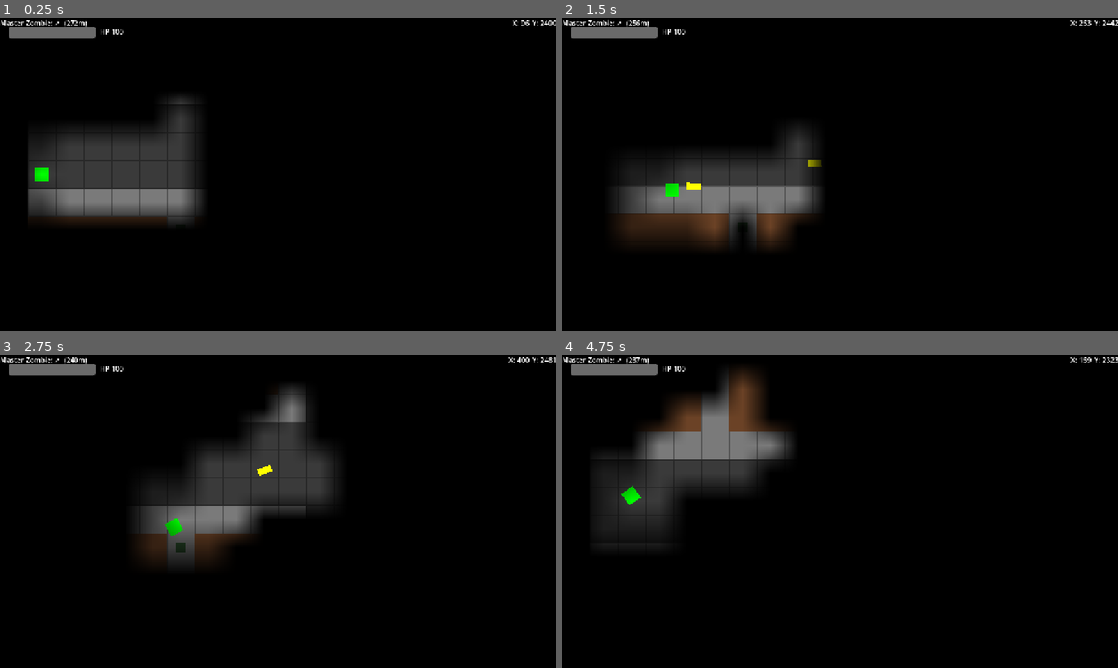
Above: before the commit, frames 1-4 (two rows, left to right).
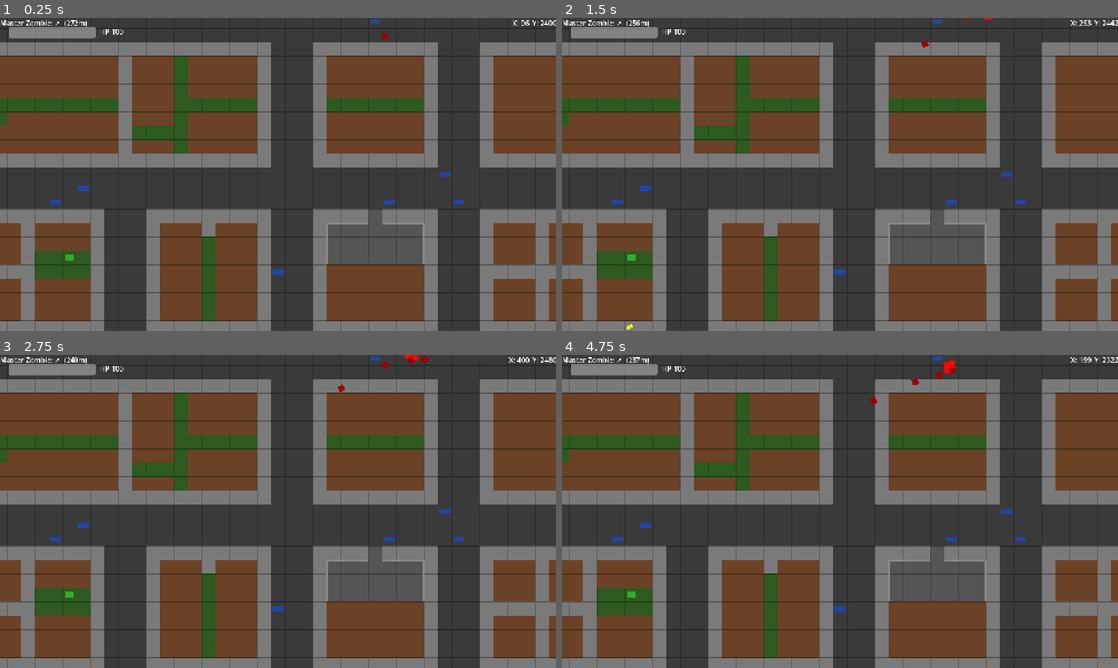
Above: after the commit, the same moments.

Repository: MKBSP/Zombie-game
Game: Godot game, scene res://scenes/world/world.tscn
Two runs of this game, one before a commit and one after it. Both use one fixed random seed, a clock stepped at 60 frames per second and the inputs below.
Inputs (mouse positions are in pixels of both pictures, inside the frame that each line leads up to):
- Up to frame 1 (0.25 s): no input
- Up to frame 2 (1.5 s): tap Enter (ui_accept) at 0.5, 0.77 s; move the mouse to (962, 158) at 0.52 s; hold D (move_right) 0.53-1.28 s; hold Down (cam_down) 0.53-1.28 s; click (962, 158) at 0.67 s; tap Left (cam_left) at 0.8, 1.35 s; move the mouse to (728, 190) at 1.27 s; hold S (move_down) from 1.28 s (still down); click (728, 190) at 1.42 s
- Up to frame 3 (2.75 s): tap Enter (ui_accept) at 1.52 s; tap Right (cam_right) at 1.55 s; move the mouse to (333, 442) at 2.02 s; release S (move_down) at 2.03 s; hold D (move_right) from 2.03 s (still down); hold Right (cam_right) from 2.03 s (still down); click (333, 442) at 2.17 s; tap Up (cam_up) at 2.3 s
- Up to frame 4 (4.75 s): move the mouse to (812, 574) at 2.77 s; release D (move_right) at 2.78 s; release Right (cam_right) at 2.78 s; hold W (move_up) 2.78-3.53 s; tap Up (cam_up) at 2.85 s; click (812, 574) at 2.92 s; tap Enter (ui_accept) at 3.02, 3.77, 4.52 s; tap Down (cam_down) at 3.05 s; move the mouse to (1006, 558) at 3.52 s; hold Down (cam_down) 3.53-4.28 s; hold A (move_left) from 3.53 s (still down); click (1006, 558) at 3.67 s; tap Left (cam_left) at 3.8, 4.35 s; move the mouse to (673, 464) at 4.27 s; click (673, 464) at 4.42 s; tap Right (cam_right) at 4.55 s

The runs differ from the first frame. In frame 1, 97% of the frame differs, in the area x 0-100%, y 0-100%; in frame 2, 97%; in frame 3, 97%; in frame 4, 99%.

Commit message:
working on the zombie controller now

Diff:
--- a/scenes/shooter/shooter.tscn
+++ b/scenes/shooter/shooter.tscn
@@ -9,9 +9,11 @@
 gradient = SubResource("Gradient_whfcy")
 width = 32
 height = 32
+fill_from = Vector2(1, 0)
+fill_to = Vector2(0, 0)
 
 [sub_resource type="CircleShape2D" id="CircleShape2D_fumq1"]
-radius = 15.0
+radius = 17.0
 
 [node name="shooter" type="CharacterBody2D" unique_id=1650744308]
 script = ExtResource("1_tblkw")
--- a/scenes/world/world.tscn
+++ b/scenes/world/world.tscn
@@ -11,6 +11,8 @@
 [ext_resource type="PackedScene" uid="uid://bewfgngiudw3s" path="res://scenes/props/prop_fence.tscn" id="8_5qq27"]
 [ext_resource type="PackedScene" uid="uid://iwyenmim4kk8" path="res://scenes/props/prop_statue.tscn" id="9_dlabj"]
 [ext_resource type="PackedScene" uid="uid://d25x7v3pwjerr" path="res://scenes/props/prop_dumpster.tscn" id="10_srmg5"]
+[ext_resource type="Shader" uid="uid://bslv6qdsbm2d7" path="res://shader/fog_zc.gdshader" id="12_dlabj"]
+[ext_resource type="Script" uid="uid://cfqikqgle2ibo" path="res://scripts/zombie_controller.gd" id="13_srmg5"]
 
 [sub_resource type="ShaderMaterial" id="ShaderMaterial_gb53w"]
 shader = ExtResource("2_5qq27")
@@ -19,6 +21,9 @@
 shader_parameter/tile_size = 64.0
 shader_parameter/camera_top_left = Vector2(0, 0)
 shader_parameter/viewport_size = Vector2(1280, 720)
+
+[sub_resource type="ShaderMaterial" id="ShaderMaterial_srmg5"]
+shader = ExtResource("12_dlabj")
 
 [node name="World" type="Node2D" unique_id=907865207]
 script = ExtResource("1_rvrav")
@@ -38,6 +43,7 @@
 layer = 20
 
 [node name="ShooterFogRect" type="ColorRect" parent="HUDLayer" unique_id=1698260855]
+visible = false
 material = SubResource("ShaderMaterial_gb53w")
 anchors_preset = 15
 anchor_right = 1.0
@@ -102,3 +108,23 @@
 statue_scene = ExtResource("9_dlabj")
 ground_layer = NodePath("../GroundLayer")
 building_layer = NodePath("../BuildingLayer")
+
+[node name="ZCFogRect" type="TextureRect" parent="." unique_id=867529116]
+material = SubResource("ShaderMaterial_srmg5")
+offset_right = 3008.0
+offset_bottom = 3008.0
+mouse_filter = 2
+
+[node name="ZCCamera" type="Camera2D" parent="." unique_id=1554892712]
+position = Vector2(1504, 1504)
+zoom = Vector2(0.5, 0.5)
+limit_left = 0
+limit_top = 0
+limit_right = 3008
+limit_bottom = 3008
+
+[node name="ZombieControllerNode" type="Node" parent="." unique_id=757280064 node_paths=PackedStringArray("camera", "fog_rect", "ground_layer")]
+script = ExtResource("13_srmg5")
+camera = NodePath("../ZCCamera")
+fog_rect = NodePath("../ZCFogRect")
+ground_layer = NodePath("../GroundLayer")
--- a/scenes/zombie/zombie.gd
+++ b/scenes/zombie/zombie.gd
@@ -3,6 +3,8 @@
 @export var speed: float = 85.0
 @export var max_hp: int = 150
 @export var contact_dps: float = 12.0  # damage per second on contact
+## Vision range in tiles for the Zombie Controller's fog of war
+@export var vision_range: int = 2
 
 var hp: int
 var is_dead: bool = false
--- /dev/null
+++ b/scripts/fog_zombie_controller.gd
@@ -0,0 +1,80 @@
+extends Node
+class_name FogZombieController
+
+## Calculates tile-level visibility for the Zombie Controller's AoE2-style fog.
+## Each tile has three states:
+##   0 = unexplored (never seen)
+##   1 = previously explored (was seen, no zombie watching now)
+##   2 = currently visible (a zombie can see it right now)
+##
+## Call update_visibility() every frame with the list of all zombie positions and their vision ranges.
+## Read the result from the `visibility_image` property.
+
+const GRID_W: int = 47
+const GRID_H: int = 47
+
+# Tile states
+const STATE_UNEXPLORED: int = 0
+const STATE_EXPLORED: int = 1
+const STATE_VISIBLE: int = 2
+
+# The persistent exploration map: once explored, stays explored (value 1 or 2)
+var tile_states: Array[int] = []
+
+# The output image: 47x47, red channel encodes visibility for the shader
+var visibility_image: Image
+
+# Visibility values for the shader
+const VIS_UNEXPLORED: float = 0.0   # fully black
+const VIS_EXPLORED: float = 0.35    # dimmed — terrain visible, no moving entities
+const VIS_VISIBLE: float = 1.0      # fully visible
+
+
+func _ready() -> void:
+	visibility_image = Image.create(GRID_W, GRID_H, false, Image.FORMAT_RGBA8)
+	# Initialize all tiles as unexplored
+	tile_states.resize(GRID_W * GRID_H)
+	tile_states.fill(STATE_UNEXPLORED)
+
+
+## Main function: recalculate visibility based on all zombie positions.
+## zombies_data: Array of Dictionaries, each with:
+##   "tile": Vector2i — the zombie's current tile
+##   "vision": int — vision range in tiles (Manhattan distance)
+func update_visibility(zombies_data: Array[Dictionary]) -> void:
+	# Step 1: Downgrade all "currently visible" tiles to "previously explored"
+	for i in range(tile_states.size()):
+		if tile_states[i] == STATE_VISIBLE:
+			tile_states[i] = STATE_EXPLORED
+
+	# Step 2: For each zombie, mark tiles within vision range as visible
+	for zdata in zombies_data:
+		var ztile: Vector2i = zdata["tile"]
+		var vision: int = zdata["vision"]
+		_reveal_diamond(ztile, vision)
+
+	# Step 3: Write tile states into the image
+	for x in range(GRID_W):
+		for y in range(GRID_H):
+			var state: int = tile_states[y * GRID_W + x]
+			var vis: float
+			match state:
+				STATE_UNEXPLORED:
+					vis = VIS_UNEXPLORED
+				STATE_EXPLORED:
+					vis = VIS_EXPLORED
+				STATE_VISIBLE:
+					vis = VIS_VISIBLE
+				_:
+					vis = VIS_UNEXPLORED
+			visibility_image.set_pixel(x, y, Color(vis, 0.0, 0.0, 1.0))
+
+
+## Marks all tiles within Manhattan distance of center as currently visible.
+func _reveal_diamond(center: Vector2i, radius: int) -> void:
+	for dx in range(-radius, radius + 1):
+		for dy in range(-radius, radius + 1):
+			if absi(dx) + absi(dy) <= radius:
+				var t := center + Vector2i(dx, dy)
+				if t.x >= 0 and t.x < GRID_W and t.y >= 0 and t.y < GRID_H:
+					tile_states[t.y * GRID_W + t.x] = STATE_VISIBLE
--- /dev/null
+++ b/scripts/zombie_controller.gd
@@ -0,0 +1,145 @@
+extends Node
+class_name ZombieController
+
+## Manages the Zombie Controller's camera (pan + zoom) and fog of war.
+## Attach to a Node in the world scene.
+
+@export var camera: Camera2D
+@export var fog_rect: TextureRect
+@export var ground_layer: TileMapLayer
+
+# Camera settings
+const PAN_SPEED_KEYS: float = 400.0
+const PAN_SPEED_MOUSE: float = 300.0
+const EDGE_THRESHOLD: float = 30.0  # pixels from screen edge
+const ZOOM_MIN: float = 0.25
+const ZOOM_MAX: float = 4.0
+const ZOOM_STEP: float = 0.1
+
+# Fog system
+var fog_zc: FogZombieController
+var fog_texture: ImageTexture
+
+# Whether this controller is active (receiving input)
+var is_active: bool = false
+
+
+func _ready() -> void:
+	# Set up fog
+	fog_zc = FogZombieController.new()
+	add_child(fog_zc)
+
+	# Create the texture for the shader
+	fog_texture = ImageTexture.create_from_image(fog_zc.visibility_image)
+	if fog_rect and fog_rect.material is ShaderMaterial:
+		var mat: ShaderMaterial = fog_rect.material as ShaderMaterial
+		mat.set_shader_parameter("visibility_tex", fog_texture)
+
+	set_process(false)
+	set_process_input(false)
+
+
+## Call this to activate/deactivate the Zombie Controller view.
+func activate() -> void:
+	is_active = true
+	set_process(true)
+	set_process_input(true)
+	if camera:
+		camera.enabled = true
+	if fog_rect:
+		fog_rect.visible = true
+
+
+func deactivate() -> void:
+	is_active = false
+	set_process(false)
+	set_process_input(false)
+	if camera:
+		camera.enabled = false
+	if fog_rect:
+		fog_rect.visible = false
+
+
+func _process(delta: float) -> void:
+	_handle_camera_pan(delta)
+	_update_fog()
+
+
+func _input(event: InputEvent) -> void:
+	# Zoom with mouse scroll
+	if event is InputEventMouseButton:
+		if event.pressed:
+			if event.button_index == MOUSE_BUTTON_WHEEL_UP:
+				_zoom_camera(ZOOM_STEP)
+			elif event.button_index == MOUSE_BUTTON_WHEEL_DOWN:
+				_zoom_camera(-ZOOM_STEP)
+
+
+func _handle_camera_pan(delta: float) -> void:
+	if camera == null:
+		return
+
+	var pan := Vector2.ZERO
+
+	# Arrow key panning
+	if Input.is_action_pressed("cam_up"):
+		pan.y -= 1.0
+	if Input.is_action_pressed("cam_down"):
+		pan.y += 1.0
+	if Input.is_action_pressed("cam_left"):
+		pan.x -= 1.0
+	if Input.is_action_pressed("cam_right"):
+		pan.x += 1.0
+
+	if pan != Vector2.ZERO:
+		camera.global_position += pan.normalized() * PAN_SPEED_KEYS * delta
+		return  # Prioritize key input over mouse edge
+
+	# Mouse edge panning
+	var viewport_size: Vector2 = get_viewport().get_visible_rect().size
+	var mouse_pos: Vector2 = get_viewport().get_mouse_position()
+
+	if mouse_pos.x < EDGE_THRESHOLD:
+		pan.x -= 1.0
+	elif mouse_pos.x > viewport_size.x - EDGE_THRESHOLD:
+		pan.x += 1.0
+	if mouse_pos.y < EDGE_THRESHOLD:
+		pan.y -= 1.0
+	elif mouse_pos.y > viewport_size.y - EDGE_THRESHOLD:
+		pan.y += 1.0
+
+	if pan != Vector2.ZERO:
+		camera.global_position += pan.normalized() * PAN_SPEED_MOUSE * delta
+
+	# Clamp camera to map bounds
+	camera.global_position = camera.global_position.clamp(
+		Vector2.ZERO, Vector2(3008, 3008)
+	)
+
+
+func _zoom_camera(amount: float) -> void:
+	if camera == null:
+		return
+	var new_zoom: float = clampf(camera.zoom.x + amount, ZOOM_MIN, ZOOM_MAX)
+	camera.zoom = Vector2(new_zoom, new_zoom)
+
+
+func _update_fog() -> void:
+	if ground_layer == null:
+		return
+
+	# Gather all zombie positions and vision ranges
+	var zombies_data: Array[Dictionary] = []
+	for zombie in get_tree().get_nodes_in_group("zombies"):
+		if zombie is Node2D:
+			var tile: Vector2i = ground_layer.local_to_map(
+				ground_layer.to_local(zombie.global_position)
+			)
+			var vision: int = 2
+			if "vision_range" in zombie:
+				vision = zombie.vision_range
+			# Fast and Fat zombies also have vision 2 (same as standard)
+			zombies_data.append({"tile": tile, "vision": vision})
+
+	fog_zc.update_visibility(zombies_data)
+	fog_texture.update(fog_zc.visibility_image)
--- /dev/null
+++ b/shader/fog_zc.gdshader
@@ -0,0 +1,11 @@
+shader_type canvas_item;
+
+uniform sampler2D visibility_tex : filter_linear, repeat_disable;
+
+void fragment() {
+    float vis = texture(visibility_tex, UV).r;
+    // vis = 0 → fully opaque (unexplored, black)
+    // vis = 0.35 → mostly opaque (explored, dark grey overlay)
+    // vis = 1.0 → fully transparent (currently visible)
+    COLOR = vec4(0.0, 0.0, 0.0, 1.0 - vis);
+}
--- /dev/null
+++ b/shader/fog_zc_material.tres
@@ -0,0 +1,6 @@
+[gd_resource type="ShaderMaterial" format=3 uid="uid://qcw32l6nx0cg"]
+
+[ext_resource type="Shader" uid="uid://bslv6qdsbm2d7" path="res://shader/fog_zc.gdshader" id="1_ycs8a"]
+
+[resource]
+shader = ExtResource("1_ycs8a")
Not shown, added: scripts/fog_zombie_controller.gd.uid
Not shown, added: scripts/zombie_controller.gd.uid
Not shown, added: shader/fog_zc.gdshader.uid
